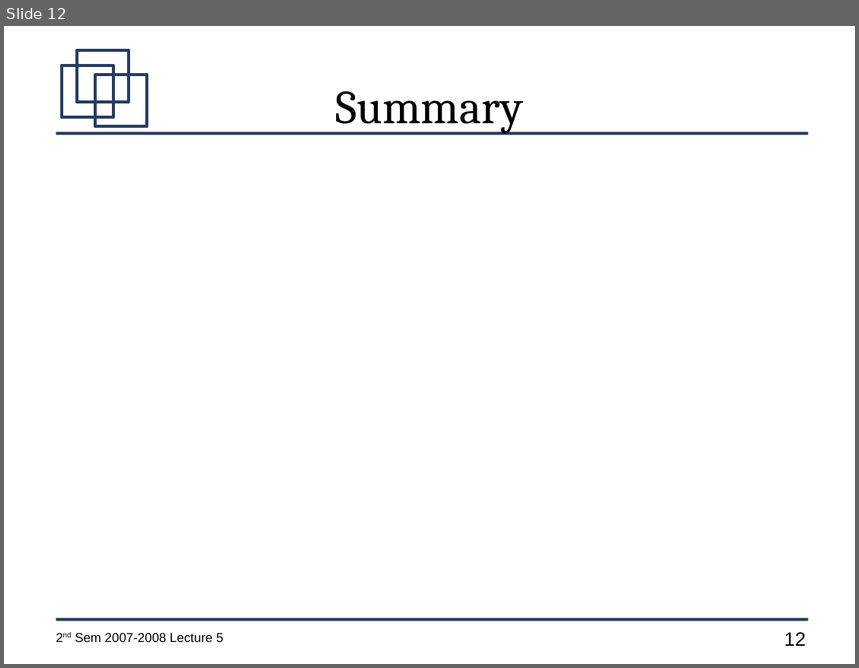
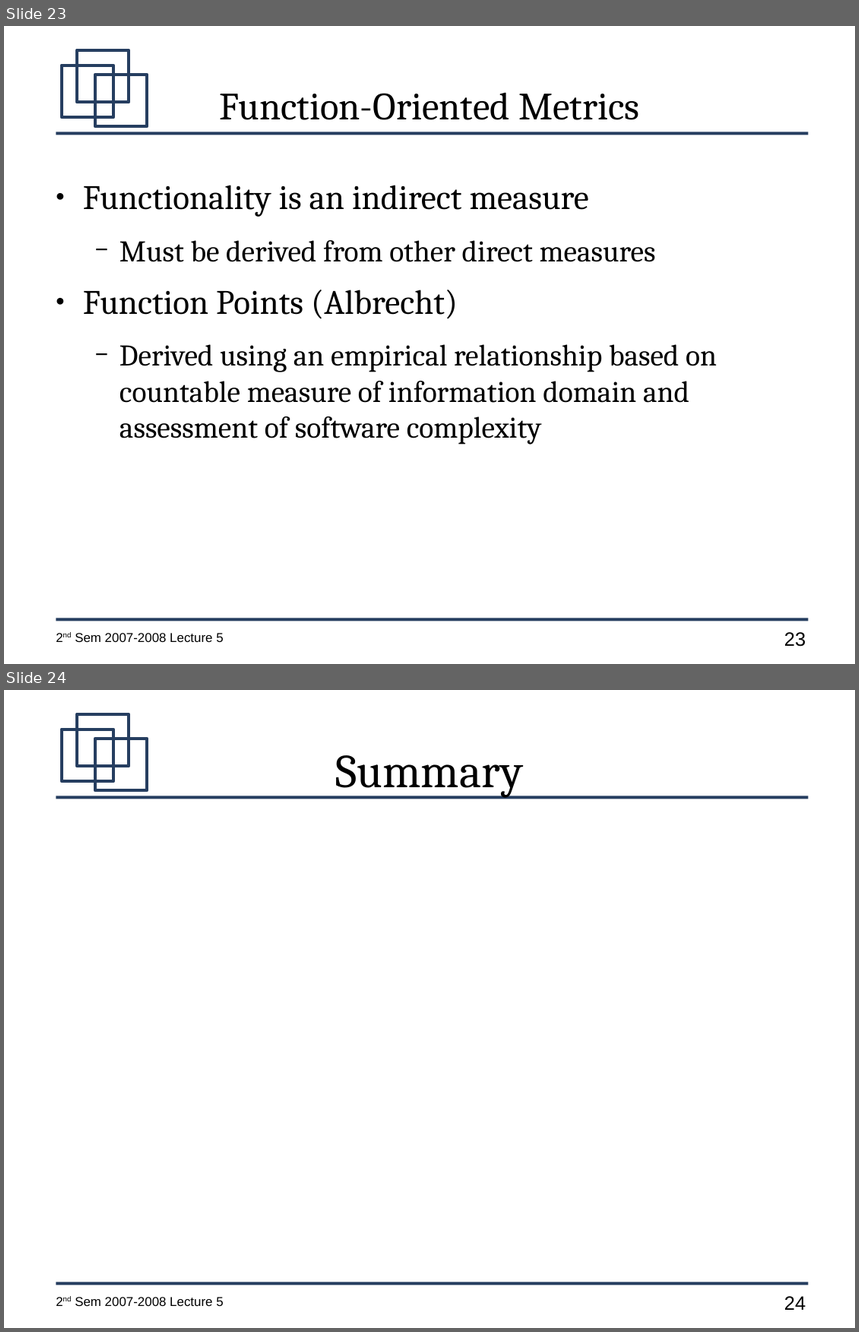
Before and after one commit to jachermocilla/jach-homepage, a slide deck: CMSC128-2nd-Sem-2007-L5.odp. Shown one above the other, each under a label of ours: slide 12 before the commit, slides 23 and 24 after it. The pictures are 859x668 and 859x1332 pixels, drawn with LibreOffice and Linux fonts; fonts in the diff are those of the drawing. Boxes give left, top, right and bottom in pixels: in the first picture for what was removed or moved away, otherwise in the second. Text is boxed around its words. In the diff, an @@ line names an element or a change of style, - is before the commit and + after.

```diff
--- a/CMSC128-2nd-Sem-2007-L5.odp
+++ b/CMSC128-2nd-Sem-2007-L5.odp
@@ slide 23 added at <box>4,26,855,664</box>, background #FFFFFF; not listed: 7 template elements that a slide beside it also shows @@
@@ title added at <box>219,92,639,120</box>, 36 pt, text #000000 @@
+Function-Oriented Metrics
@@ text added at <box>83,185,717,445</box>, 28 pt, text #000000 @@
+● Functionality is an indirect measure
+  − Must be derived from other direct measures
+● Function Points (Albrecht)
+  − Derived using an empirical relationship based on countable measure of information domain and assessment of software complexity
@@ what was slide 12 is now slide 24 @@
@@ page number at <box>785,1296,806,1310</box>: text changed @@
-12
+24
```
Also in this commit, not shown: 4 slides changed, 11 other slides added.
